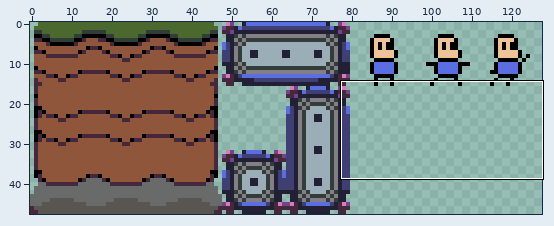
Sprite sheet: assets/sprites/LD54 Spritesheet.png. Above: a wide view before the commit, with the close-up outlined.
Close-up. Earlier state:
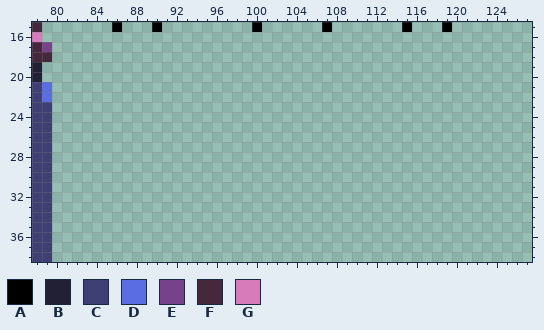
The file is 128x48 pixels. Shown: x 78..127, y 15..38.
Palette (. is transparent): A #000000  B #222034  C #3f3f74  D #5b6ee1  E #76428a  F #45283c  G #d77bba
Pixels before, first column x 78:
15 F.......A...A.........A......A.......A...A
16 G.........................................
17 FE........................................
18 FF........................................
19 B.........................................
20 B.........................................
21 CD........................................
22 CD........................................
23 CC........................................
24 CC........................................
25 CC........................................
26 CC........................................
27 CC........................................
28 CC........................................
29 CC........................................
30 CC........................................
31 CC........................................
32 CC........................................
33 CC........................................
34 CC........................................
35 CC........................................
36 CC........................................
37 CC........................................
38 CC........................................
After:
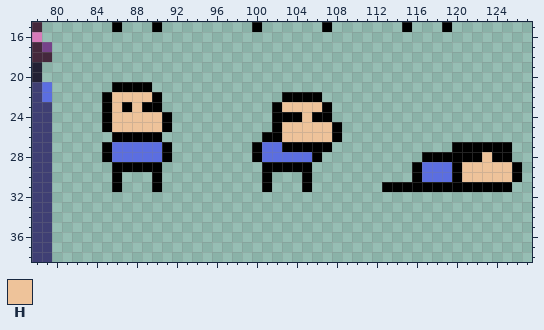
Colours new in this view: H #eec39a
Diff:
{"y":21,"x":86,"old":"....","new":"AAAA"}
{"y":22,"x":85,"old":"......","new":"AHHHHA"}
{"y":22,"x":103,"old":"....","new":"AAAA"}
{"y":23,"x":85,"old":"......","new":"AHAHAA"}
{"y":23,"x":102,"old":"......","new":"AHHHHA"}
{"y":24,"x":85,"old":".......","new":"AHHHHHA"}
{"y":24,"x":102,"old":"......","new":"AAAHAA"}
{"y":25,"x":85,"old":".......","new":"AHHHHHA"}
{"y":25,"x":102,"old":".......","new":"AHHHHHA"}
{"y":26,"x":86,"old":".....","new":"AAAAA"}
{"y":26,"x":101,"old":"........","new":"AAHHHHHA"}
{"y":27,"x":85,"old":".......","new":"ADDDDDA"}
{"y":27,"x":100,"old":"........","new":"ADDAAAAA"}
{"y":27,"x":120,"old":"......","new":"AAAAAA"}
{"y":28,"x":85,"old":".......","new":"ADDDDDA"}
{"y":28,"x":100,"old":".......","new":"ADDDDDA"}
{"y":28,"x":117,"old":".........","new":"AAAAAAHAA"}
{"y":29,"x":86,"old":".....","new":"AAAAA"}
{"y":29,"x":101,"old":".....","new":"AAAAA"}
{"y":29,"x":116,"old":"...........","new":"ADDDAHHHHHA"}
{"y":30,"x":86,"old":".","new":"A"}
{"y":30,"x":90,"old":".","new":"A"}
{"y":30,"x":101,"old":".","new":"A"}
{"y":30,"x":105,"old":".","new":"A"}
{"y":30,"x":116,"old":"...........","new":"ADDDAHHHHHA"}
{"y":31,"x":86,"old":".","new":"A"}
{"y":31,"x":90,"old":".","new":"A"}
{"y":31,"x":101,"old":".","new":"A"}
{"y":31,"x":105,"old":".","new":"A"}
{"y":31,"x":113,"old":".............","new":"AAAAAAAAAAAAA"}
{"label":"added","picture_box":[102,82,172,192]}
{"label":"added","picture_box":[252,92,342,192]}
{"label":"added","picture_box":[382,142,522,192]}
